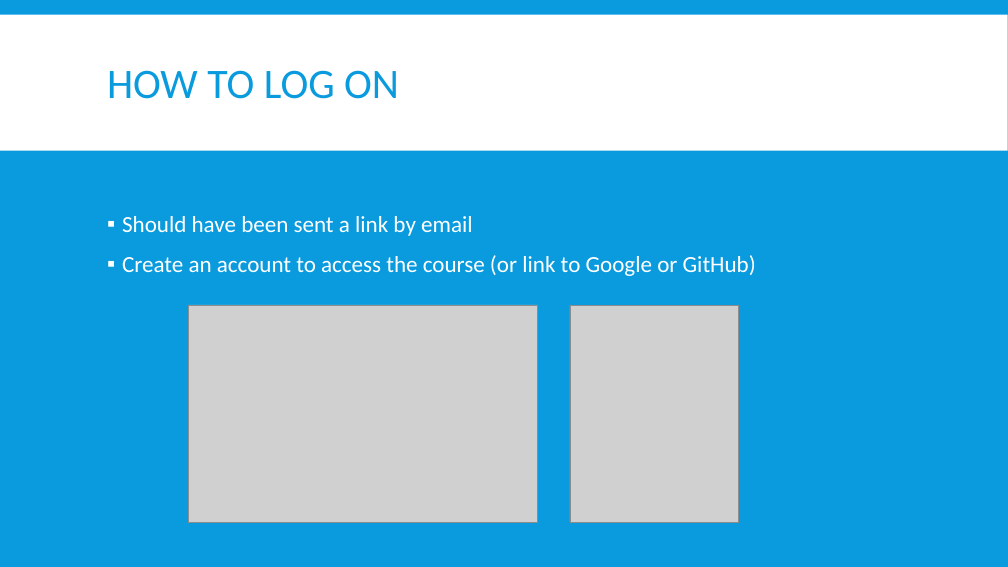
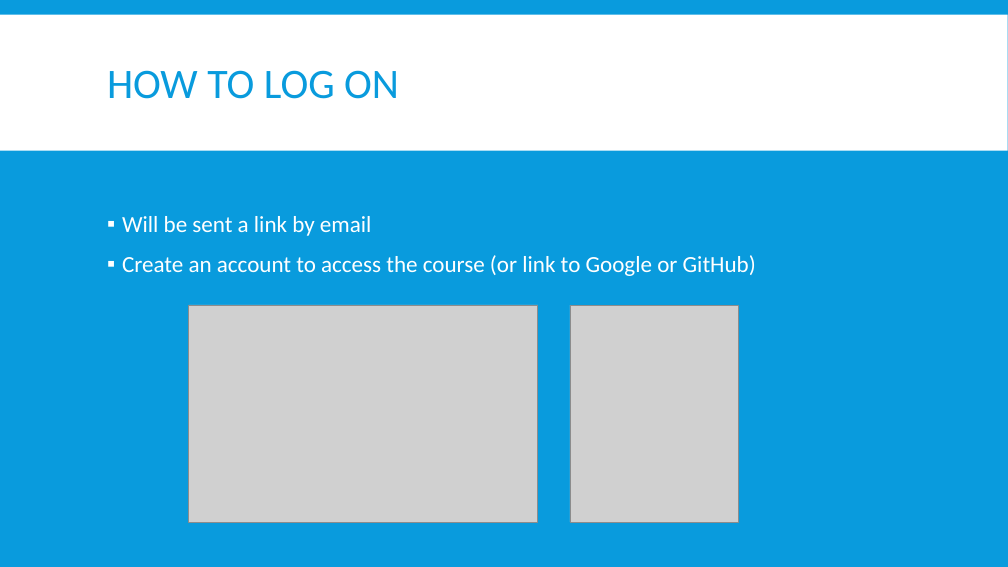
Before and after one commit to FOS-MDS/r_introduction, a slide deck: slide 3 of source/Lecture-Slides_R-StudioCloud_20200831.pptx. Drawn at 1008x567 pixels with LibreOffice and Linux fonts; fonts in the diff are those of the drawing; grey boxes stand for pictures. Boxes give left, top, right and bottom in pixels: in the first picture for what was removed or moved away, otherwise in the second. Text is boxed around its words. In the diff, an @@ line names an element or a change of style, - is before the commit and + after.

```diff
--- a/source/Lecture-Slides_R-StudioCloud_20200831.pptx
+++ b/source/Lecture-Slides_R-StudioCloud_20200831.pptx
@@ text at bbox=[122, 216, 372, 236]: text changed @@
-▪ Should have been sent a link by email
+▪ Will be sent a link by email
```
Also in this commit, not shown: 4 other slides changed, 12 other files.
